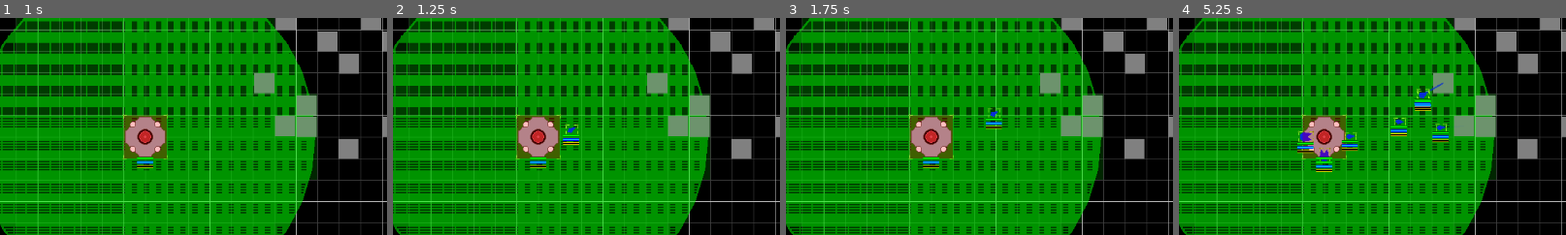
Above: before the commit, frames 1-4 (left to right).
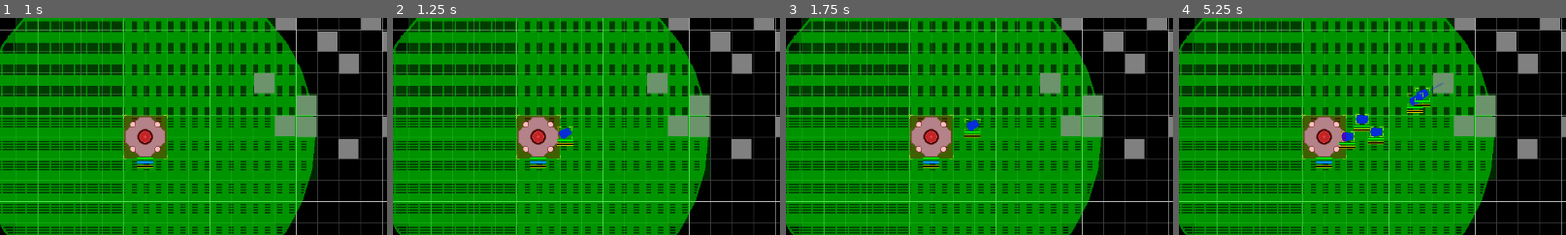
Above: after the commit, the same moments.

Repository: AtkinTC/space-industry-v4
Game: Godot game, scene res://game/test_scene.tscn
Same seed, same stepped clock (60 frames per second), same inputs: the game is played once before the commit and once after it.
Inputs:
- Up to frame 1 (1 s): click "test struct small" at 0.5 s
- Up to frame 2 (1.25 s): no input
- Up to frame 3 (1.75 s): click "test struct med" at 1.25 s
- Up to frame 4 (5.25 s): click "test struct large" at 2 s; click "test struct small" at 2.75 s; click "test struct med" at 3.5 s; click "test struct large" at 4.25 s; click "test struct small" at 5 s
The pictures show only the part of the screen within x 34-84%, y 28-78%; the shares and areas given below are measured in that part.

Frame 1 is identical in both runs. In frame 2, 0.4% of the frame differs, in the area x 42-49%, y 48-59%; in frame 3, 0.5%; in frame 4, 2.5%, in the area x 30-70%, y 29-71%.

Commit message:
add generic worker drone unit type

Diff:
--- a/game/entity/structure/scene/station_core.tscn
+++ b/game/entity/structure/scene/station_core.tscn
@@ -57,8 +57,7 @@
 [node name="UnitBuilderTool" type="Node2D" parent="."]
 script = ExtResource("5_t2sxb")
 build_orders = {
-"construction_drone_001": 2,
-"mining_drone_001": 5
+"worker_drone_001": 6
 }
 
 [node name="Marker2DCustom" type="Marker2D" parent="UnitBuilderTool"]
--- a/game/entity/unit/scene/builder_ship_basic.tscn
+++ b/game/entity/unit/scene/builder_ship_basic.tscn
@@ -19,7 +19,6 @@
 height = 20.0
 
 [node name="BuilderShip" type="Area2D"]
-position = Vector2(46, 37)
 collision_mask = 0
 script = ExtResource("1_oywpv")
 decision_logic = SubResource("Resource_25wfm")
--- /dev/null
+++ b/game/entity/unit/scene/worker_ship_basic.tscn
@@ -0,0 +1,46 @@
+[gd_scene load_steps=9 format=3 uid="uid://ctuerwuqwtgbv"]
+
+[ext_resource type="Script" path="res://game/entity/unit/unit.gd" id="1_ojsdw"]
+[ext_resource type="Script" path="res://game/entity/resource/logic/assignment_receiver_logic.gd" id="2_nbo1j"]
+[ext_resource type="Script" path="res://game/entity/resource/logic/basic_movement_logic.gd" id="3_pry1h"]
+[ext_resource type="Script" path="res://game/entity/tool/miner_tool.gd" id="4_6g7pq"]
+[ext_resource type="Script" path="res://game/entity/entity_debug_display.gd" id="4_p4lyg"]
+
+[sub_resource type="Resource" id="Resource_25wfm"]
+resource_local_to_scene = true
+script = ExtResource("2_nbo1j")
+task_flags = 7
+
+[sub_resource type="Resource" id="Resource_iaj53"]
+resource_local_to_scene = true
+script = ExtResource("3_pry1h")
+
+[sub_resource type="RectangleShape2D" id="RectangleShape2D_xncqu"]
+size = Vector2(12, 17.0001)
+
+[node name="WorkerShip" type="Area2D"]
+collision_mask = 0
+script = ExtResource("1_ojsdw")
+decision_logic = SubResource("Resource_25wfm")
+movement_logic = SubResource("Resource_iaj53")
+
+[node name="CollisionShape2D" type="CollisionShape2D" parent="."]
+position = Vector2(0.499997, 5.32866e-05)
+rotation = 1.57079
+shape = SubResource("RectangleShape2D_xncqu")
+
+[node name="Polygon2D" type="Polygon2D" parent="."]
+position = Vector2(-3, 0)
+color = Color(0.0352941, 0.0352941, 1, 1)
+polygon = PackedVector2Array(12, -5, 12, 5, -2, 7, -5, 3, -5, -3, -2, -7)
+
+[node name="Tools" type="Node2D" parent="."]
+unique_name_in_owner = true
+
+[node name="MiningLaser" type="Node2D" parent="Tools"]
+position = Vector2(6, 0)
+script = ExtResource("4_6g7pq")
+
+[node name="EntityDebugDisplay" type="Node2D" parent="."]
+position = Vector2(0, 10)
+script = ExtResource("4_p4lyg")
--- a/resources/entity_definitions/structure_definitions/station_core_001.tres
+++ b/resources/entity_definitions/structure_definitions/station_core_001.tres
@@ -25,8 +25,7 @@
 scene = ExtResource("1_01qrh")
 base_inventory_capacity = 100
 construction_cost = {}
+construction_time = 0.0
 influence_radius = 250.0
-base_hull_health = null
-base_shield_health = null
 health = SubResource("Resource_dnomg")
 image = ExtResource("1_ua4bs")
--- /dev/null
+++ b/resources/entity_definitions/unit_definitions/worker_drone_001.tres
@@ -0,0 +1,25 @@
+[gd_resource type="Resource" script_class="UnitDefinition" load_steps=5 format=3 uid="uid://oeduoajpa1cy"]
+
+[ext_resource type="Script" path="res://game/entity/resource/health.gd" id="1_st5ov"]
+[ext_resource type="PackedScene" uid="uid://ctuerwuqwtgbv" path="res://game/entity/unit/scene/worker_ship_basic.tscn" id="2_ra8f8"]
+[ext_resource type="Script" path="res://game/entity/resource/definition/unit_definition.gd" id="3_v7bpt"]
+
+[sub_resource type="Resource" id="Resource_anv5p"]
+script = ExtResource("1_st5ov")
+destroyed = false
+max_hull = 10.0
+current_hull = -1.0
+max_shield = -1.0
+current_shield = -1.0
+
+[resource]
+script = ExtResource("3_v7bpt")
+base_move_speed = 50.0
+display_name = "worker drone MKI"
+entity_type = "worker_drone_001"
+scene = ExtResource("2_ra8f8")
+base_inventory_capacity = 1
+construction_cost = {}
+construction_time = 1.0
+influence_radius = -1.0
+health = SubResource("Resource_anv5p")
